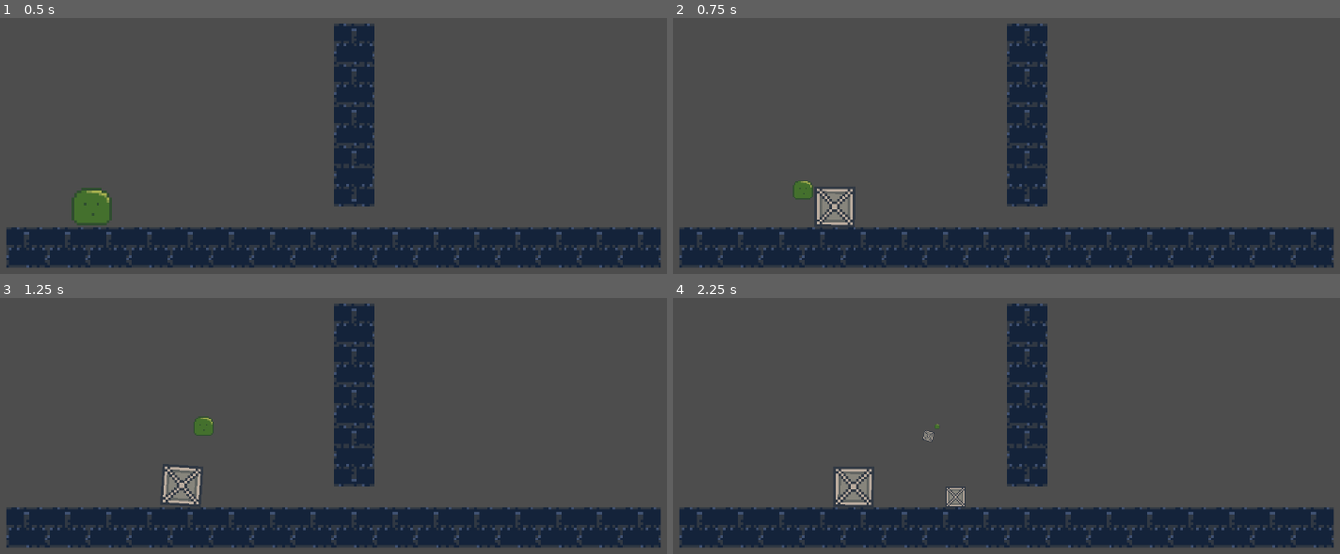
Above: before the commit, frames 1-4 (two rows, left to right).
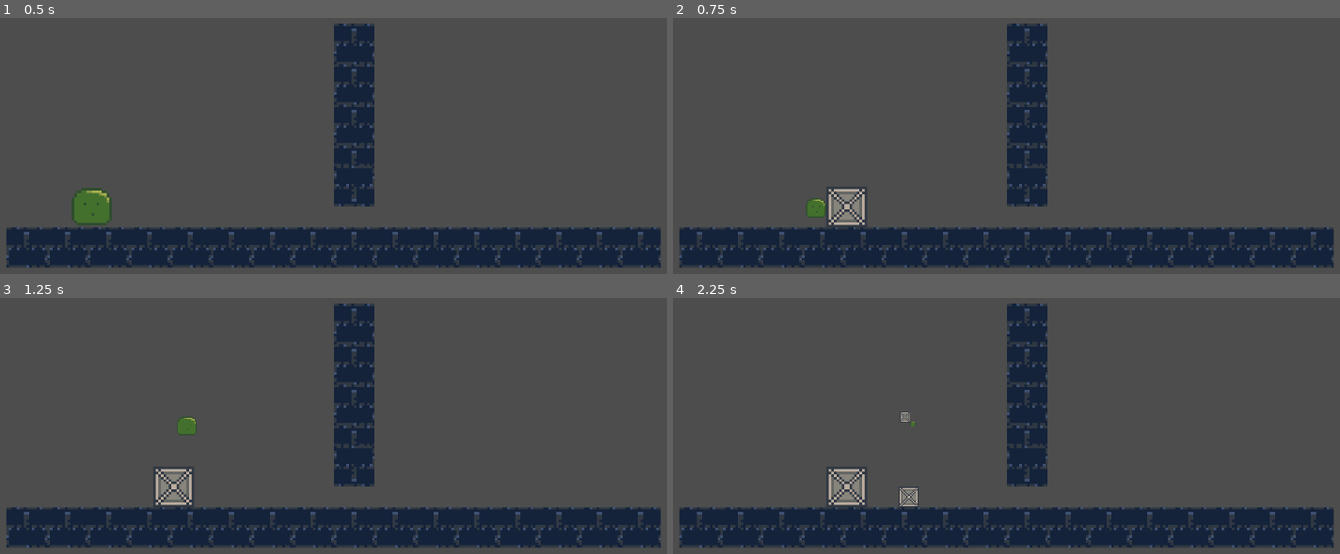
Above: after the commit, the same moments.

Repository: jkuball/splittle-bocks
Game: Godot game, scene res://scenes/playground.tscn
Same seed, same stepped clock (60 frames per second), same inputs: the game is played once before the commit and once after it.
Inputs:
- Up to frame 1 (0.5 s): no input
- Up to frame 2 (0.75 s): hold D (player_right) from 0.53 s (still down); tap Space (player_splittle) at 0.6 s
- Up to frame 3 (1.25 s): keep holding D (player_right)
- Up to frame 4 (2.25 s): tap Space (player_splittle) at 1.35, 2.1 s; release D (player_right) at 2.03 s; hold A (player_left) from 2.03 s (still down)

Frame 1 is identical in both runs. In frame 2, 1.2% of the frame differs, in the area x 18-30%, y 63-82%; in frame 3, 1.3%, in the area x 22-33%, y 46-82%; in frame 4, 1.3%.

Commit message:
BocksPreview

Diff:
--- /dev/null
+++ b/scenes/bocks_preview.tscn
@@ -0,0 +1,24 @@
+[gd_scene load_steps=4 format=3 uid="uid://bpmxixec08ki2"]
+
+[ext_resource type="Texture2D" uid="uid://b7eklow4kuoga" path="res://assets/bocks.png" id="1_f2x8o"]
+[ext_resource type="Script" path="res://scripts/bocks_preview.gd" id="1_q0qf7"]
+
+[sub_resource type="RectangleShape2D" id="RectangleShape2D_cn6yw"]
+size = Vector2(128, 128)
+
+[node name="Bocks" type="Node2D"]
+script = ExtResource("1_q0qf7")
+
+[node name="BocksSprite" type="Sprite2D" parent="."]
+modulate = Color(0.231373, 0.607843, 0.188235, 0.372549)
+position = Vector2(-3.8147e-06, -3.8147e-06)
+scale = Vector2(8, 8)
+texture = ExtResource("1_f2x8o")
+
+[node name="Area2D" type="Area2D" parent="."]
+
+[node name="CollisionShape2D" type="CollisionShape2D" parent="Area2D"]
+shape = SubResource("RectangleShape2D_cn6yw")
+
+[connection signal="body_entered" from="Area2D" to="." method="_on_area_2d_body_entered"]
+[connection signal="body_exited" from="Area2D" to="." method="_on_area_2d_body_exited"]
--- /dev/null
+++ b/scripts/bocks_preview.gd
@@ -0,0 +1,25 @@
+extends Node2D
+
+@onready var sprite: Sprite2D = $"BocksSprite"
+
+var builtToScale = true
+
+# Called when the node enters the scene tree for the first time.
+func _ready() -> void:
+	sprite.modulate = Color.DARK_GREEN
+	pass # Replace with function body.
+
+
+# Called every frame. 'delta' is the elapsed time since the previous frame.
+func _process(delta: float) -> void:
+	pass
+
+
+func _on_area_2d_body_entered(body: Node2D) -> void:
+	builtToScale = false
+	sprite.modulate = Color.DARK_RED
+
+
+func _on_area_2d_body_exited(body: Node2D) -> void:
+	builtToScale = true
+	sprite.modulate = Color.DARK_GREEN
--- a/scripts/player_movement.gd
+++ b/scripts/player_movement.gd
@@ -3,6 +3,7 @@
 @export var spawn_target: Node2D
 
 const Bocks: PackedScene = preload("res://scenes/bocks.tscn")
+const Bocks_Preview: PackedScene = preload("res://scenes/bocks_preview.tscn")
 
 signal splittle(scale: Vector2)
 
@@ -14,34 +15,53 @@
 var look_right = true
 
 var is_scale_bocks = false
+var bocks_preview
 
 func _physics_process(delta: float) -> void:
 	# Add the gravity.
 	if (not is_on_floor()) and (not is_scale_bocks):
 		velocity += get_gravity() * delta
 
+	if(is_instance_valid(bocks_preview)):
+		if look_right:
+			bocks_preview.set_position(Vector2($"Sprite2D".texture.get_size().x*8,0))
+		else:
+			bocks_preview.set_position(Vector2(-$"Sprite2D".texture.get_size().x*8,0))
+
+	# Handle box preview
+	if bocksScale > minBocksScale and Input.is_action_just_pressed("player_splittle"):
+		bocks_preview = Bocks_Preview.instantiate()
+		self.add_child(bocks_preview)
+		#print_debug(Vector2($"Sprite2D".texture.get_size().x*scale.x*8,0))
+
+
 	# Handle box spawning.
-	if bocksScale > minBocksScale and Input.is_action_just_pressed("player_splittle"):
-		var bocks = Bocks.instantiate()
-		spawn_target.add_child(bocks)
+	if Input.is_action_just_released("player_splittle"):
+		if is_instance_valid(bocks_preview):
+			bocks_preview.queue_free()
+			if bocksScale > minBocksScale and bocks_preview.builtToScale:
+				var bocks = Bocks.instantiate()
+				spawn_target.add_child(bocks)
 
-		## Prototype bocks scaling ##
-		bocks.find_child("Collider").apply_scale(Vector2(bocksScale,bocksScale))
+				## Prototype bocks scaling ##
+				bocks.find_child("Collider").apply_scale(Vector2(bocksScale,bocksScale))
 
-		bocksScale = bocksScale / 2
-		print_debug(bocksScale)
+				bocksScale = bocksScale / 2
+				#print_debug(bocksScale)
 
-		var scale_factor = get_child(0).texture.get_size().x * scale.x
+				var scale_factor = get_child(0).texture.get_size().x * scale.x
 
-		if look_right:
-			bocks.set_global_position(get_global_position() + Vector2(scale_factor, 0))
-		else:
-			bocks.set_global_position(get_global_position() + Vector2(-scale_factor, 0))
+				if look_right:
+					bocks.set_global_position(get_global_position() + Vector2($"Sprite2D".texture.get_size().x*scale.x*8,0))
+				else:
+					bocks.set_global_position(get_global_position() + Vector2(-$"Sprite2D".texture.get_size().x*scale.x*8,0))
 
-		## /Prototype bocks scaling/ ##
+				## /Prototype bocks scaling/ ##
 
-		apply_scale(Vector2(0.5,0.5))
-		splittle.emit(Vector2(2, 2))
+				apply_scale(Vector2(0.5,0.5))
+				splittle.emit(Vector2(2, 2))
+
+
 
 
 	# Get the input direction and handle the movement/deceleration.
Not shown: 1 places in scenes/playground.tscn that only renumber resources
Not shown, added: scenes/pla9D87.tmp
